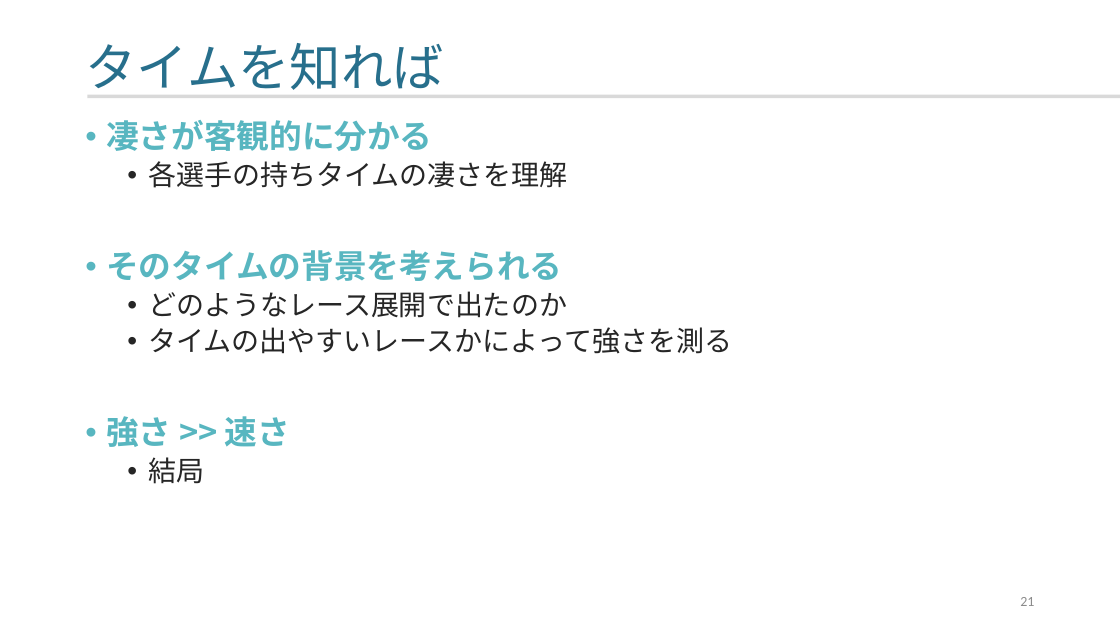
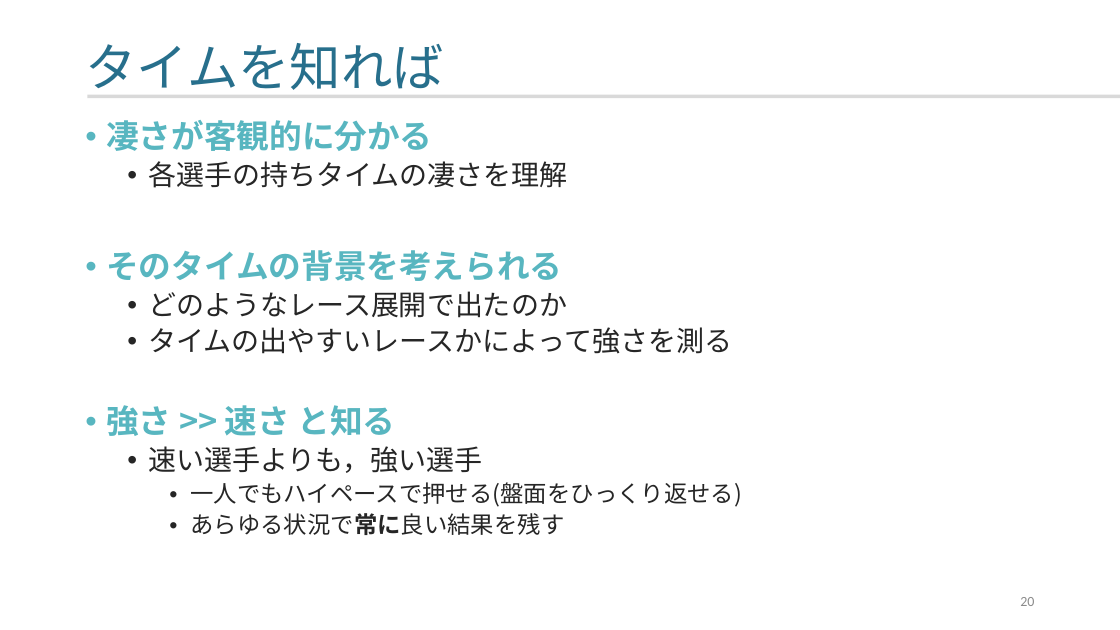
Before and after one commit to yamada-ai/java-prac, a slide deck: slide 20 of 2025_0131_箱根駅伝_aa.pptx (slide 21 before the commit). Drawn at 1120x630 pixels with LibreOffice and Linux fonts; fonts in the diff are those of the drawing. Boxes give left, top, right and bottom in pixels: in the first picture for what was removed or moved away, otherwise in the second. Text is boxed around its words. In the diff, an @@ line names an element or a change of style, - is before the commit and + after.

```diff
--- a/2025_0131_箱根駅伝_aa.pptx
+++ b/2025_0131_箱根駅伝_aa.pptx
@@ text at box(106, 405, 742, 535): text changed; size 28 to 20 pt; text colour #58B6C0 to #262626; bold off @@
-• 強さ >> 速さ
-  • 結局
+• 強さ >> 速さ と知る
+  • 速い選手よりも，強い選手
+    • 一人でもハイペースで押せる(盤面をひっくり返せる)
+    • あらゆる状況で常に良い結果を残す
@@ page number at box(1020, 597, 1034, 606): text changed @@
-21
+20
```
Also in this commit, not shown: 3 other slides changed, 5 slides added, 2 slides removed, 1 other file.
